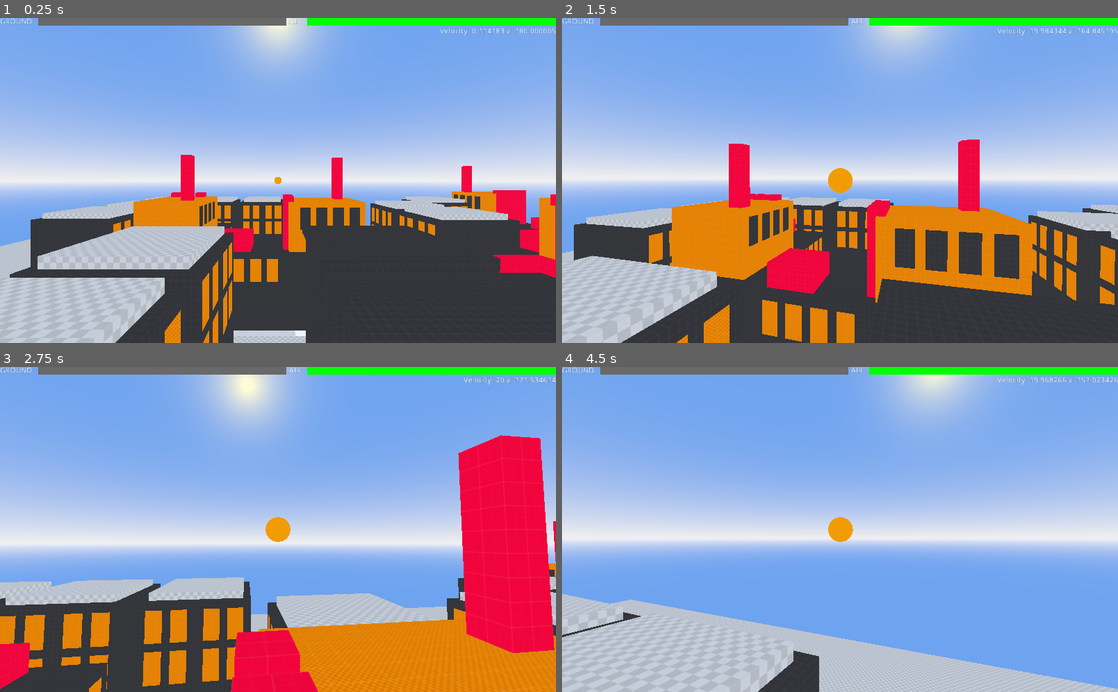
Above: before the commit, frames 1-4 (two rows, left to right).
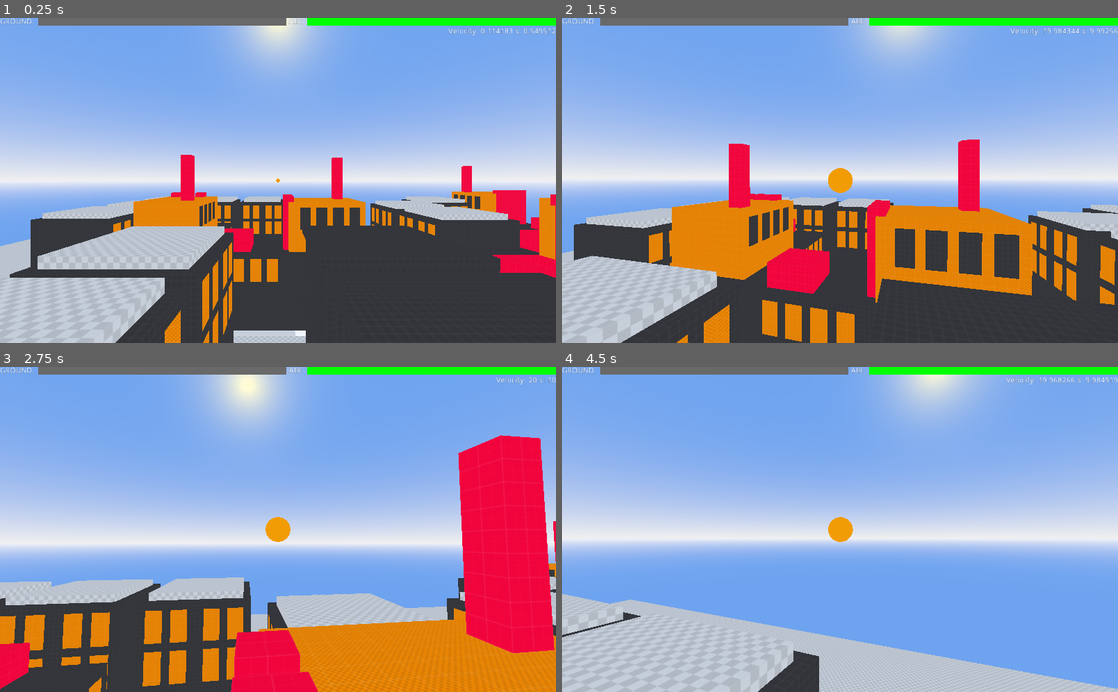
Above: after the commit, the same moments.

Repository: voxelv/birban
Game: Godot game, scene res://main.tscn
The game is run twice, just before and just after one commit, with the same random seed, the same clock (stepped at 60 frames per second) and the same inputs.
Inputs (mouse positions are in pixels of both pictures, inside the frame that each line leads up to):
- Up to frame 1 (0.25 s): no input
- Up to frame 2 (1.5 s): tap Enter at 0.5 s; move the mouse to (867, 180) at 0.52 s; hold W (move_forward) from 0.53 s (still down); click (867, 180) at 0.67 s; tap Space (jump) at 0.77, 1.07 s; move the mouse to (812, 180) at 1.27 s
- Up to frame 3 (2.75 s): keep holding W (move_forward); tap Space (jump) at 1.52, 1.82 s; move the mouse to (289, 523) at 2.02 s
- Up to frame 4 (4.5 s): keep holding W (move_forward); move the mouse to (834, 536) at 2.77 s; click (834, 536) at 2.92 s; tap Space (jump) at 3.02, 3.32, 3.77, 4.07 s; move the mouse to (878, 532) at 3.52 s; move the mouse to (795, 526) at 4.27 s

The runs differ from the first frame. In frame 1, 0.2% of the frame differs, in the area x 49-100%, y 2-52%; in frame 2, 0.2%; in frame 3, 0.1%; in frame 4, 0.2%.

Commit message:
uh, not sure

Diff:
--- a/buildings/urban_building_03.tscn
+++ b/buildings/urban_building_03.tscn
@@ -35,70 +35,57 @@
 
 [node name="MeshInstance" type="MeshInstance" parent="."]
 mesh = SubResource( 1 )
-material/0 = null
 
 [node name="MeshInstance7" type="MeshInstance" parent="."]
 transform = Transform( 1, 0, 0, 0, 1, 0, 0, 0, 1, 0, 5, 0 )
 mesh = SubResource( 4 )
-material/0 = null
 
 [node name="MeshInstance12" type="MeshInstance" parent="."]
 transform = Transform( 1, 0, 0, 0, 1, 0, 0, 0, 1, 0, 10, 0 )
 mesh = SubResource( 4 )
-material/0 = null
 
 [node name="MeshInstance13" type="MeshInstance" parent="."]
 transform = Transform( 1, 0, 0, 0, 1, 0, 0, 0, 1, 0, 15, 0 )
 mesh = SubResource( 4 )
-material/0 = null
 
 [node name="MeshInstance8" type="MeshInstance" parent="."]
 transform = Transform( 1, 0, 0, 0, 1, 0, 0, 0, 1, -4, 10, 0 )
 mesh = SubResource( 5 )
-material/0 = null
 
 [node name="MeshInstance9" type="MeshInstance" parent="."]
 transform = Transform( 1, 0, 0, 0, 1, 0, 0, 0, 1, -1, 10, 0 )
 mesh = SubResource( 5 )
-material/0 = null
 
 [node name="MeshInstance10" type="MeshInstance" parent="."]
 transform = Transform( 1, 0, 0, 0, 1, 0, 0, 0, 1, 1, 10, 0 )
 mesh = SubResource( 5 )
-material/0 = null
 
 [node name="MeshInstance11" type="MeshInstance" parent="."]
 transform = Transform( 1, 0, 0, 0, 1, 0, 0, 0, 1, 4, 10, 0 )
 mesh = SubResource( 5 )
-material/0 = null
 
 [node name="MeshInstance6" type="MeshInstance" parent="."]
 transform = Transform( 1, 0, 0, 0, 1, 0, 0, 0, 1, 0, 20, 0 )
 mesh = SubResource( 2 )
-material/0 = null
 
 [node name="MeshInstance2" type="MeshInstance" parent="."]
 transform = Transform( 1, 0, 0, 0, 1, 0, 0, 0, 1, -7, 10, 0 )
 mesh = SubResource( 3 )
-material/0 = null
 
 [node name="MeshInstance3" type="MeshInstance" parent="."]
 transform = Transform( 1, 0, 0, 0, 1, 0, 0, 0, 1, 7, 10, 0 )
 mesh = SubResource( 3 )
-material/0 = null
 
 [node name="MeshInstance4" type="MeshInstance" parent="."]
 transform = Transform( -4.37114e-08, 0, -1, 0, 1, 0, 1, 0, -4.37114e-08, 0, 10, 5 )
 mesh = SubResource( 6 )
-material/0 = null
 
 [node name="MeshInstance5" type="MeshInstance" parent="."]
 transform = Transform( -4.37114e-08, 0, -1, 0, 1, 0, 1, 0, -4.37114e-08, 0, 10, -5 )
 mesh = SubResource( 6 )
-material/0 = null
 
 [node name="StaticBody" type="StaticBody" parent="."]
 
 [node name="CollisionShape" type="CollisionShape" parent="StaticBody"]
-transform = Transform( 1, 0, 0, 0, 1, 0, 0, 0, 1, 0, 9, 0 )
+transform = Transform( 1, 0, 0, 0, 1, 0, 0, 0, 1, 0, 9.5, 0 )
 shape = SubResource( 7 )
--- a/player.gd
+++ b/player.gd
@@ -95,11 +95,11 @@
 		if(move_state == MOVE.AIR):
 			move_state = MOVE.GROUND
 			velocity.y = 0.0
-		velocity = handle_on_ground_movement(delta)
+		velocity = handle_on_ground_movement(velocity, delta)
 	else:
 		if(move_state == MOVE.GROUND):
 			move_state = MOVE.AIR
-		velocity = handle_in_air_movement(delta)
+		velocity = handle_in_air_movement(velocity, delta)
 
 	update_velocity_vec_helper()
 
@@ -114,12 +114,10 @@
 		visual.transform = Transform.IDENTITY
 		velocity = Vector3.ZERO
 
-func handle_on_ground_movement(delta):
+func handle_on_ground_movement(v:Vector3, delta):
 	var direction = get_input_vec3_camera_aligned()
 	direction.y = 0.0
 	direction = direction.normalized()
-
-	var v := velocity
 
 	v = v.linear_interpolate(direction * speed, acceleration * delta)
 	v.y = -0.01
@@ -133,10 +131,9 @@
 
 	return(v)
 
-func handle_in_air_movement(delta):
+func handle_in_air_movement(v:Vector3, delta):
 	var max_fly_speed = 20.0
 
-	var v := velocity
 	var direction = get_input_vec3_camera_aligned().normalized()
 	v = v.linear_interpolate(direction * max_fly_speed, acceleration * delta)
 
@@ -146,7 +143,8 @@
 	return(v)
 
 func update_velocity_vec_helper():
-	main.find_node("velocity").text = str(velocity.length()) + " a: " + str(rad2deg(transform.basis.z.angle_to(velocity)))
+	var scale = range_lerp(velocity.length(), 0.01, 20.0, 0.5, 10.0)
+	main.find_node("velocity").text = str(velocity.length()) + " s: " + str(scale)
 #	var v = velocity.normalized()
 #	var v_no_y = Vector3(v.x, 0.0, v.z).normalized()
 #	vec_helper.transform = Transform.IDENTITY.rotated(
@@ -161,8 +159,8 @@
 #	)
 	if(velocity.length() > 0.01):
 		vec_helper.transform.basis = Basis(
-			transform.basis.z.cross(velocity.normalized()).normalized(),
-			transform.basis.z.angle_to(velocity.normalized())
+			transform.basis.z.normalized().cross(velocity.normalized()).normalized(),
+			transform.basis.z.normalized().angle_to(velocity.normalized())
 		).scaled(
-			Vector3.ONE*min(max(1.0, velocity.length()), 10.0)
+			Vector3.ONE * scale
 		)
